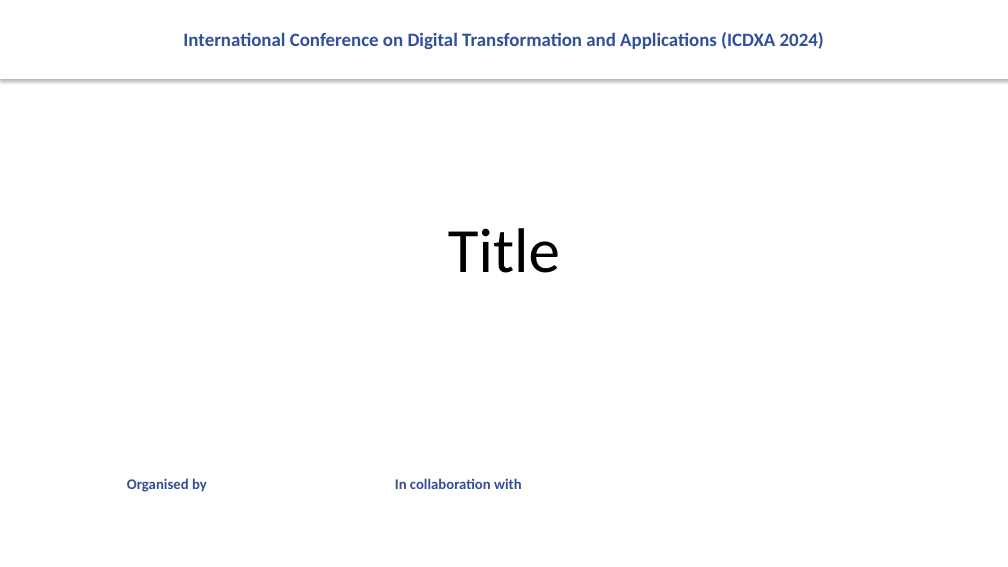
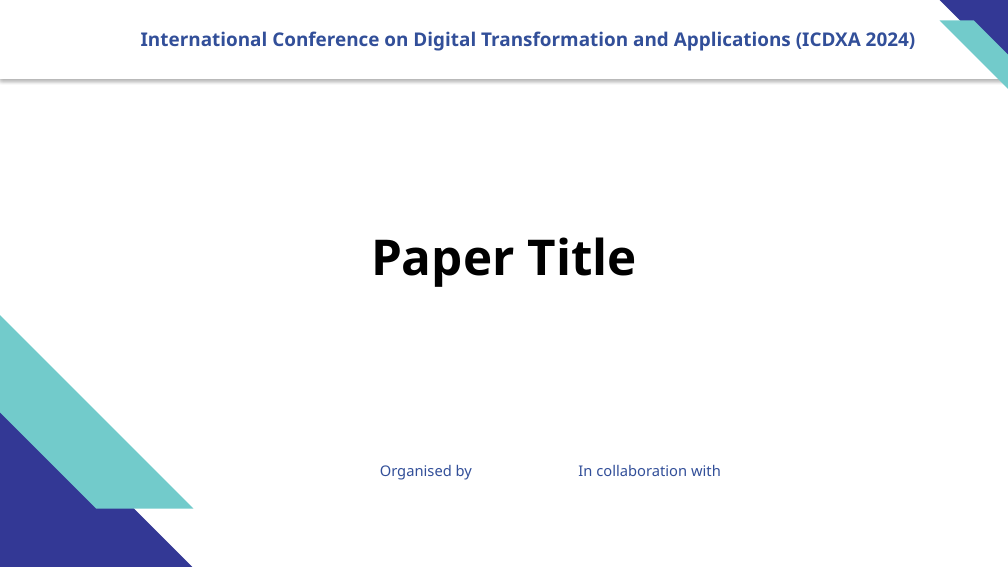
Before and after one commit to ICDXA/icdxa, a slide deck: slide 1 of ICDXA 2024 Template.potx. Drawn at 1008x567 pixels with LibreOffice and Linux fonts; fonts in the diff are those of the drawing; background and template pictures are left out. Boxes give left, top, right and bottom in pixels: in the first picture for what was removed or moved away, otherwise in the second. Text is boxed around its words. In the diff, an @@ line names an element or a change of style, - is before the commit and + after.

```diff
--- a/ICDXA 2024 Template.potx
+++ b/ICDXA 2024 Template.potx
@@ rectangle "International Conference on Digital Transformation ..." at bbox=[0, 0, 1008, 78]: font Calibri to Noto Sans; alignment centre to left; indent changed @@
@@ right triangle added at bbox=[940, 0, 1008, 68], fill #333895 @@
@@ diag stripe added at bbox=[940, 20, 1008, 88], fill #72CBCB @@
@@ title at bbox=[371, 237, 636, 287]: text changed; size 60 to 47 pt; font Calibri to Noto Sans; bold on @@
-Title
+Paper Title
@@ diag stripe added at bbox=[0, 314, 194, 509], fill #72CBCB @@
@@ right triangle added at bbox=[0, 374, 194, 567], fill #333895 @@
@@ text "Organised by" at bbox=[380, 465, 472, 480]: font Calibri to Noto Sans, bold off @@
@@ text "Organised by": place and size @@
-text "Organised by" at bbox=[127, 478, 207, 492]
+text "Organised by" at bbox=[380, 465, 472, 480]
@@ text "In collaboration with": place and size @@
-text "In collaboration with" at bbox=[395, 478, 522, 489]
+text "In collaboration with" at bbox=[578, 465, 721, 476]
@@ text "In collaboration with" at bbox=[578, 465, 721, 476]: font Calibri to Noto Sans, bold off @@
```
Also in this commit, not shown: 1 other slide changed, 4 slides added.
